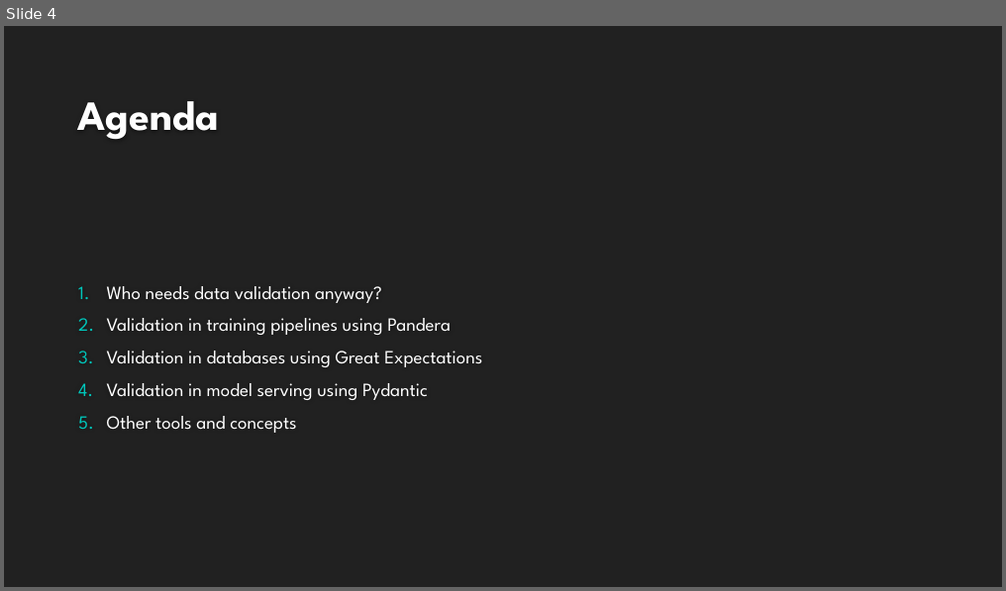
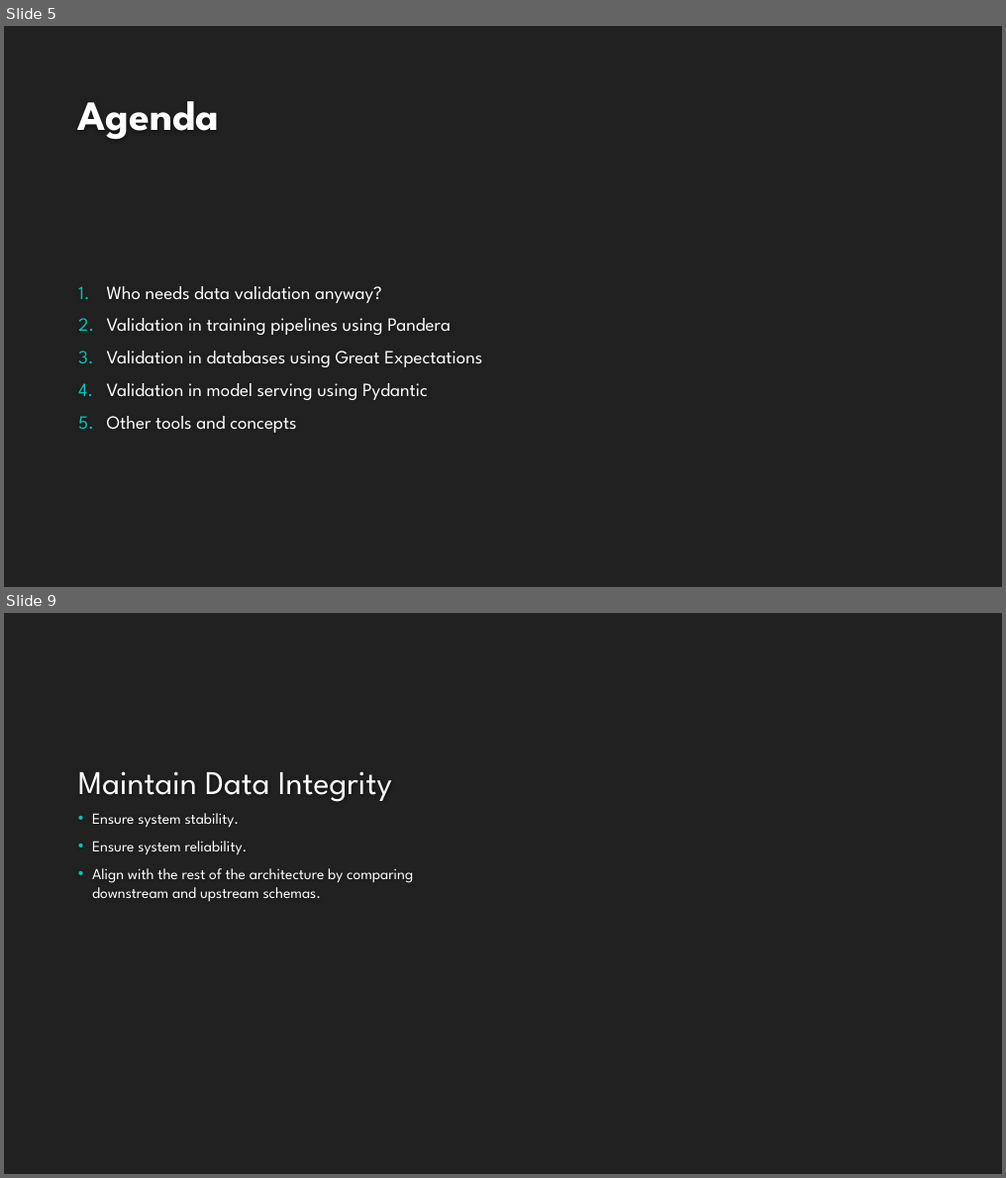
Before and after one commit to NatanMish/data_validation, a slide deck: Data Validation for Data Science.pptx. Shown one above the other, each under a label of ours: slide 4 before the commit, slides 5 and 9 after it; the slides between them are not shown. The pictures are 1006x591 and 1006x1178 pixels, drawn with LibreOffice and Linux fonts; fonts in the diff are those of the drawing; background and template pictures are left out. Boxes give left, top, right and bottom in pixels: in the first picture for what was removed or moved away, otherwise in the second. Text is boxed around its words. In the diff, an @@ line names an element or a change of style, - is before the commit and + after.

```diff
--- a/Data Validation for Data Science.pptx
+++ b/Data Validation for Data Science.pptx
@@ slide 9 added at bbox=[4, 613, 1002, 1174], background #212121 @@
@@ title added at bbox=[78, 771, 392, 802], 32 pt, text #FEFEFE @@
+Maintain Data Integrity
@@ text added at bbox=[92, 813, 413, 902], 14.8 pt, text #FFFFFF @@
+• Ensure system stability.
+• Ensure system reliability.
+• Align with the rest of the architecture by comparing downstream and upstream schemas.
@@ what was slide 4 is now slide 5 @@
```
Also in this commit, not shown: 2 slides changed, 3 other slides added, 2 slides removed, 1 other file.
